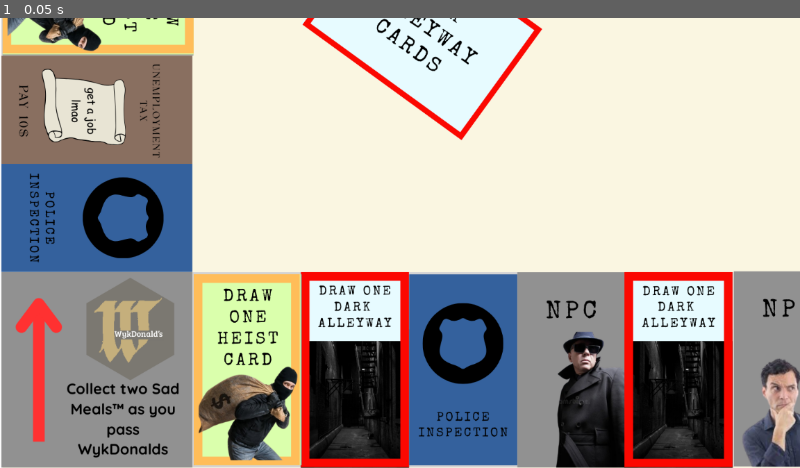
Above: before the commit, frame 1.
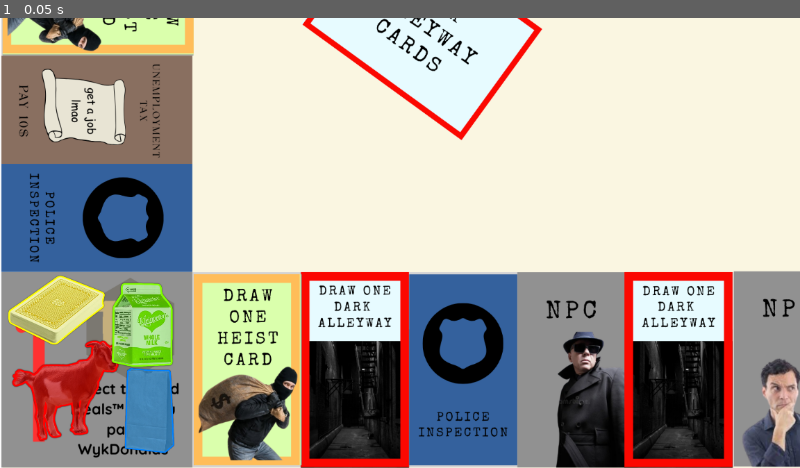
Above: after the commit, the same moment.

Repository: Dead-Vortex/unemployment-simulator
Game: Godot game, scene res://board.tscn
The game is run twice, just before and just after one commit, with the same random seed, the same clock (stepped at 60 frames per second) and the same inputs.
Inputs:
- Up to frame 1 (0.05 s): no input

The runs differ from the first frame. In frame 1, 4.9% of the frame differs, in the area x 1-22%, y 57-97%.

Commit message:
added game pieces
this was from friday but i forgot to publish it

Diff:
--- a/board.tscn
+++ b/board.tscn
@@ -1,6 +1,10 @@
-[gd_scene load_steps=2 format=3 uid="uid://cpl5x5lr2dq8j"]
+[gd_scene load_steps=6 format=3 uid="uid://cpl5x5lr2dq8j"]
 
 [ext_resource type="Texture2D" uid="uid://dou25ajnljask" path="res://assets/board.png" id="1_p0ybc"]
+[ext_resource type="Texture2D" uid="uid://rh0k8v88w7x1" path="res://assets/goat.png" id="2_vf5bc"]
+[ext_resource type="Texture2D" uid="uid://b4erv2ufk2wog" path="res://assets/bag.png" id="3_mgc1s"]
+[ext_resource type="Texture2D" uid="uid://cv6ph77fd6ve" path="res://assets/cards.png" id="4_rq8yp"]
+[ext_resource type="Texture2D" uid="uid://dq3i5xvj52y8y" path="res://assets/milkcarton.png" id="5_tngv2"]
 
 [node name="Node2D" type="Node2D"]
 
@@ -8,7 +12,7 @@
 texture = ExtResource("1_p0ybc")
 
 [node name="Camera2D" type="Camera2D" parent="."]
-position = Vector2(-235, 575)
+position = Vector2(-292, 598)
 ignore_rotation = false
 zoom = Vector2(0.75, 0.75)
 limit_left = -1000
@@ -16,3 +20,124 @@
 limit_right = 1000
 limit_bottom = 1000
 limit_smoothed = true
+
+[node name="BoardSpaces" type="Node" parent="."]
+
+[node name="Space0" type="Node2D" parent="BoardSpaces"]
+position = Vector2(-810, 810)
+
+[node name="Space1" type="Node2D" parent="BoardSpaces"]
+position = Vector2(-810, 520)
+
+[node name="Space2" type="Node2D" parent="BoardSpaces"]
+position = Vector2(-810, 315)
+
+[node name="Space3" type="Node2D" parent="BoardSpaces"]
+position = Vector2(-810, 105)
+
+[node name="Space4" type="Node2D" parent="BoardSpaces"]
+position = Vector2(-810, -105)
+
+[node name="Space5" type="Node2D" parent="BoardSpaces"]
+position = Vector2(-810, -310)
+
+[node name="Space6" type="Node2D" parent="BoardSpaces"]
+position = Vector2(-810, -520)
+
+[node name="Space7" type="Node2D" parent="BoardSpaces"]
+position = Vector2(-810, -810)
+
+[node name="Space8" type="Node2D" parent="BoardSpaces"]
+position = Vector2(-525, -810)
+
+[node name="Space9" type="Node2D" parent="BoardSpaces"]
+position = Vector2(-315, -810)
+
+[node name="Space10" type="Node2D" parent="BoardSpaces"]
+position = Vector2(-110, -810)
+
+[node name="Space11" type="Node2D" parent="BoardSpaces"]
+position = Vector2(105, -810)
+
+[node name="Space12" type="Node2D" parent="BoardSpaces"]
+position = Vector2(305, -810)
+
+[node name="Space13" type="Node2D" parent="BoardSpaces"]
+position = Vector2(510, -810)
+
+[node name="Space14" type="Node2D" parent="BoardSpaces"]
+position = Vector2(930, -940)
+
+[node name="Jail" type="Node2D" parent="BoardSpaces"]
+position = Vector2(750, -760)
+
+[node name="Space15" type="Node2D" parent="BoardSpaces"]
+position = Vector2(805, -515)
+
+[node name="Space16" type="Node2D" parent="BoardSpaces"]
+position = Vector2(805, -315)
+
+[node name="Space17" type="Node2D" parent="BoardSpaces"]
+position = Vector2(805, -105)
+
+[node name="Space18" type="Node2D" parent="BoardSpaces"]
+position = Vector2(805, 100)
+
+[node name="Space19" type="Node2D" parent="BoardSpaces"]
+position = Vector2(805, 310)
+
+[node name="Space20" type="Node2D" parent="BoardSpaces"]
+position = Vector2(805, 515)
+
+[node name="Space21" type="Node2D" parent="BoardSpaces"]
+position = Vector2(805, 810)
+
+[node name="Space22" type="Node2D" parent="BoardSpaces"]
+position = Vector2(515, 810)
+
+[node name="Space23" type="Node2D" parent="BoardSpaces"]
+position = Vector2(305, 810)
+
+[node name="Space24" type="Node2D" parent="BoardSpaces"]
+position = Vector2(100, 810)
+
+[node name="Space25" type="Node2D" parent="BoardSpaces"]
+position = Vector2(-110, 810)
+
+[node name="Space26" type="Node2D" parent="BoardSpaces"]
+position = Vector2(-315, 810)
+
+[node name="Space27" type="Node2D" parent="BoardSpaces"]
+position = Vector2(-525, 810)
+
+[node name="Goat" type="Node2D" parent="."]
+position = Vector2(-872, 838)
+
+[node name="Sprite2D" type="Sprite2D" parent="Goat"]
+scale = Vector2(0.5, 0.5)
+texture = ExtResource("2_vf5bc")
+offset = Vector2(10, 45)
+
+[node name="Bag" type="Node2D" parent="."]
+position = Vector2(-711, 874)
+
+[node name="Sprite2D" type="Sprite2D" parent="Bag"]
+position = Vector2(-2.9999998, 12.999999)
+scale = Vector2(0.35, 0.35)
+texture = ExtResource("3_mgc1s")
+
+[node name="Cards" type="Node2D" parent="."]
+position = Vector2(-886, 681)
+
+[node name="Sprite2D" type="Sprite2D" parent="Cards"]
+scale = Vector2(0.4, 0.4)
+texture = ExtResource("4_rq8yp")
+offset = Vector2(-20, 35)
+
+[node name="Milk" type="Node2D" parent="."]
+position = Vector2(-716, 731)
+
+[node name="Sprite2D" type="Sprite2D" parent="Milk"]
+scale = Vector2(0.5, 0.5)
+texture = ExtResource("5_tngv2")
+offset = Vector2(-20, 0)
Binary file added: assets/bag.png
Not shown, added: assets/bag.png.import
Binary file added: assets/cards.png
Not shown, added: assets/cards.png.import
Binary file added: assets/goat.png
Not shown, added: assets/goat.png.import
Binary file added: assets/milkcarton.png
Not shown, added: assets/milkcarton.png.import
